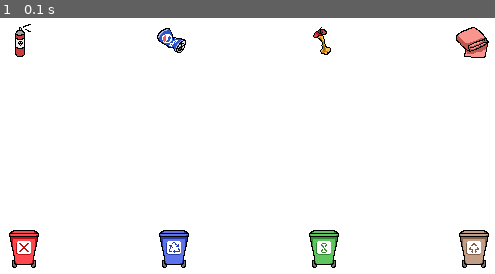
Above: before the commit, frame 1.
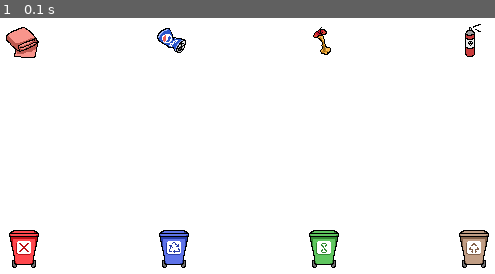
Above: after the commit, the same moment.

Repository: holajoa/royal-pg-study-hackherthon
Game: pygame game, started from pygame_tryout.py
Two runs of this game, one before a commit and one after it. Both use one fixed random seed, a clock stepped at 60 frames per second and the inputs below.
Inputs:
- Up to frame 1 (0.1 s): no input

The runs differ from the first frame. In frame 1, 1.1% of the frame differs, in the area x 1-99%, y 2-16%.

Commit message:
Permutation

Diff:
--- a/pygame_tryout.py
+++ b/pygame_tryout.py
@@ -2,6 +2,7 @@
 import os
 from math import sqrt
 import random as rnd
+from numpy.random import permutation
 
 # setup display
 pygame.init()
@@ -16,17 +17,26 @@
 # load images, generate random image
 bin_images, waste_images = [], []
 stock = {'A': 5, 'B': 7, 'C': 6, 'D': 3}  # number of images for each bin
-for i in ['A', 'B', 'C', 'D']:
-    bin_image = pygame.image.load(os.path.join('bins', str(i)+'.png'))
-    bin_images.append(bin_image)
-    rnd_num = rnd.randint(1, stock[i])
-    waste_image = pygame.image.load(os.path.join('trash', i+'_'+str(rnd_num)+'.png'))
-    waste_images.append(waste_image)
+
+
+def load_images():
+    perm = permutation(list(range(4)))
+    for i in ['A', 'B', 'C', 'D']:
+        bin_image = pygame.image.load(os.path.join('bins', str(i)+'.png'))
+        bin_images.append(bin_image)
+        rnd_num = rnd.randint(1, stock[i])
+        waste_image = pygame.image.load(os.path.join('trash', i+'_'+str(rnd_num)+'.png'))
+        waste_images.append(waste_image)
+    return waste_images, bin_images, perm
 
 
 # game variables
+global b_turn, w_turn, count, perm
 wastes = []
 bins = []
+b_turn, w_turn = False, True
+count = 0
+ans_chars = []
 
 # colours
 WHITE = (255, 255, 255)
@@ -39,19 +49,20 @@
 run = True
 
 
-
 def draw():
+    global perm
     win.fill(WHITE)
 
     # draw buttons
+
     for i in range(4):
         win.blit(bin_images[i], (160+150*i, 300))
         pygame.draw.circle(win, WHITE, (180+150*i, 325), RADIUS, 3)
         bins.append([180+150*i, 325, str(chr(i+65))])
 
-        win.blit(waste_images[i], (160+150*i, 100))
-        pygame.draw.circle(win, WHITE, (180+150*i, 120), RADIUS, 3)
-        wastes.append([180+150*i, 120, str(i+1)])
+        win.blit(waste_images[i], (160+150*perm[i], 100))
+        pygame.draw.circle(win, WHITE, (180+150*perm[i], 120), RADIUS, 3)
+        wastes.append([180+150*perm[i], 120, str(i+1)])
 
     pygame.display.update()
 
@@ -91,17 +102,14 @@
         return
 
 
-global b_turn, w_turn, count
-b_turn, w_turn = False, True
-count = 0
-ans_chars = []
+# main routine
+waste_images, bin_images, perm = load_images()
 
 while run:
 
     clock.tick(FPS)
 
     draw()
-
 
     # Loop through all events
     for event in pygame.event.get():
@@ -121,7 +129,7 @@
 
             click()
             print('current decisions:', ans_chars)
-            # print('solutions:', solution)
+            print('solutions:', solution)
             if count == 8:
                 print('------------------All pairs complete------------------')
                 ans_pairs = [[ans_chars[2*k], ans_chars[2*k+1]] for k in range(4)]
@@ -131,6 +139,6 @@
                     print('Some are mismatched - please try again:(')
                 count = 0
                 ans_chars = []
-
+                waste_images, bin_images, perm = load_images()
 
 pygame.quit()
